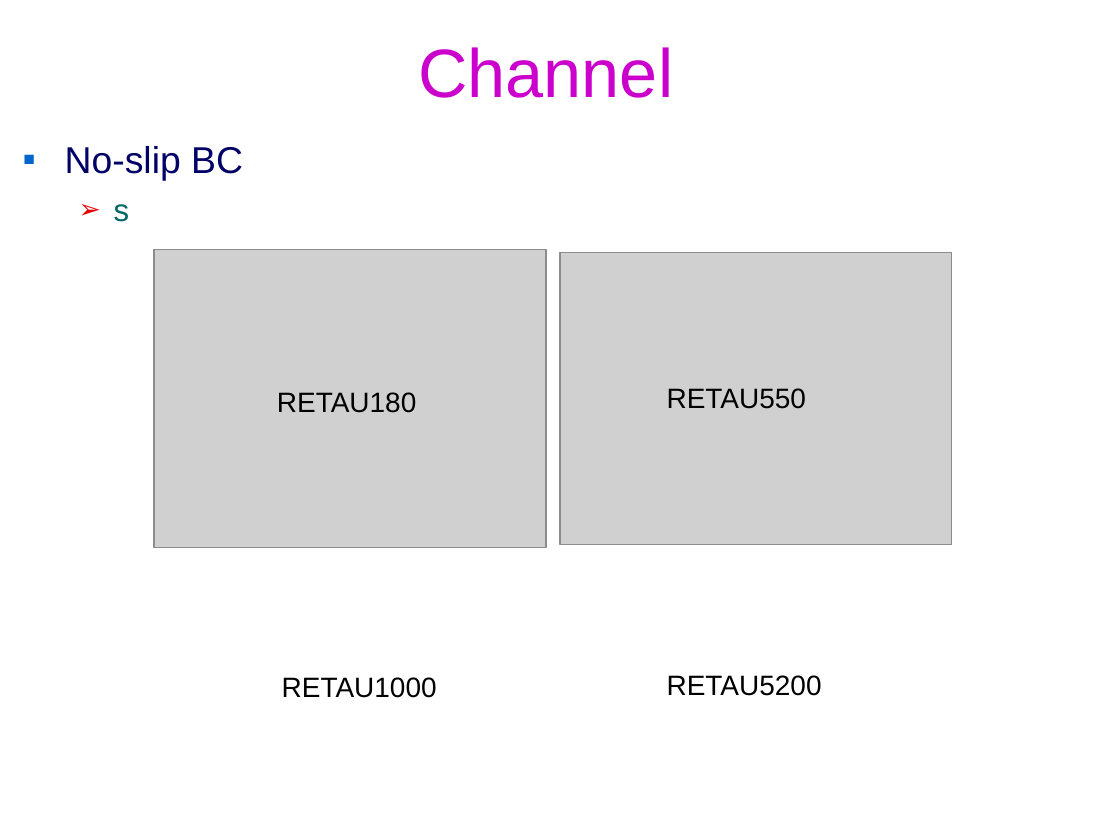
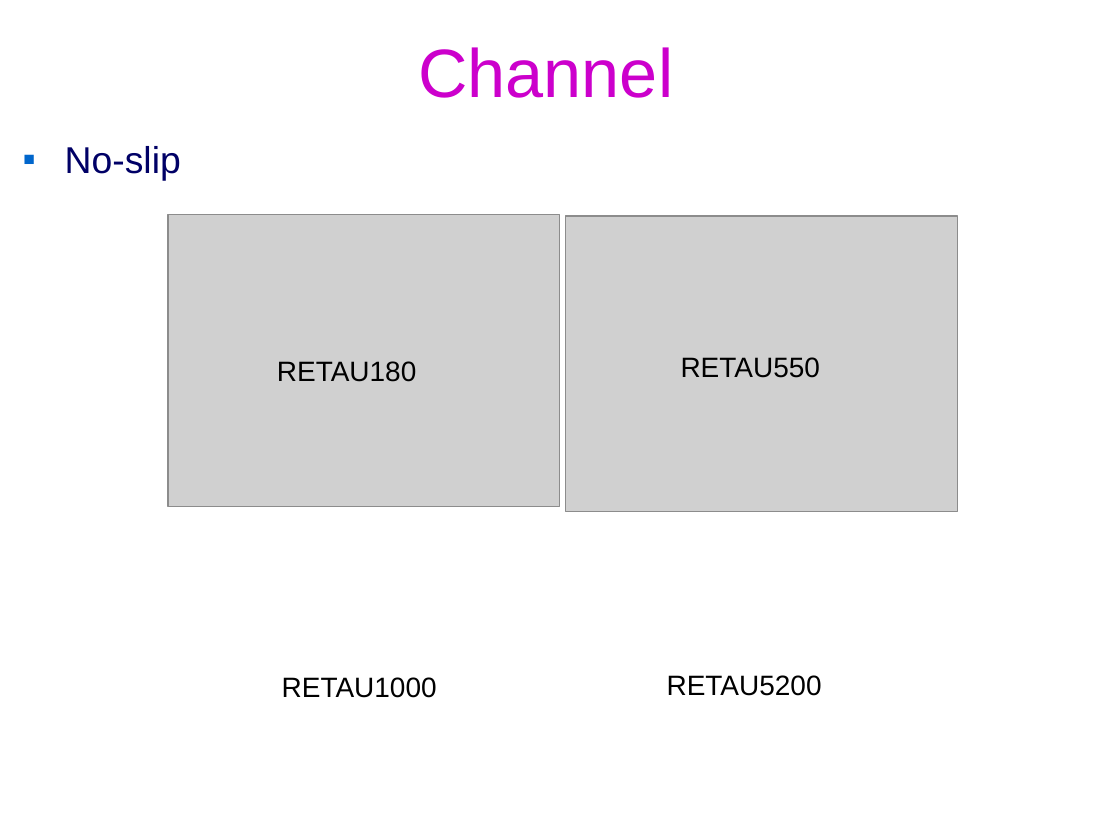
Before and after one commit to federicoVerolini/CaLES, a slide deck: slide 10 of docs/vv.pptx. Drawn at 1120x840 pixels with LibreOffice and Linux fonts; fonts in the diff are those of the drawing; grey boxes stand for pictures; background and template pictures are left out. Boxes give left, top, right and bottom in pixels: in the first picture for what was removed or moved away, otherwise in the second. Text is boxed around its words. In the diff, an @@ line names an element or a change of style, - is before the commit and + after.

```diff
--- a/docs/vv.pptx
+++ b/docs/vv.pptx
@@ text at (x1=65, y1=146, x2=181, y2=181): text changed @@
-▪ No-slip BC
-  ➢ s
+▪ No-slip
@@ picture resized from (x1=155, y1=250, x2=547, y2=547) to (x1=168, y1=215, x2=560, y2=507) @@
@@ picture resized from (x1=560, y1=253, x2=952, y2=545) to (x1=566, y1=216, x2=958, y2=512) @@
@@ text "RETAU180" moved from (x1=277, y1=392, x2=416, y2=413) to (x1=277, y1=361, x2=416, y2=382) @@
@@ text "RETAU550" moved from (x1=667, y1=388, x2=806, y2=409) to (x1=681, y1=357, x2=820, y2=378) @@
```
Also in this commit, not shown: 8 other slides changed, 1 slide added, 1 slide removed, 20 other files.
